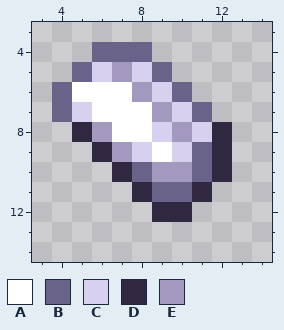
Two states of a pixel-art sprite, assets/aether_legacy/textures/entities/projectile/notch_wave.png. The picture above was drawn from the file before the commit.
The file is 16x16 pixels. Shown: x 3..14, y 3..14.
Palette (. is transparent): A #ffffff  B #6a6389  C #d7d0ef  D #302840  E #a398bd
The same view after the edit:
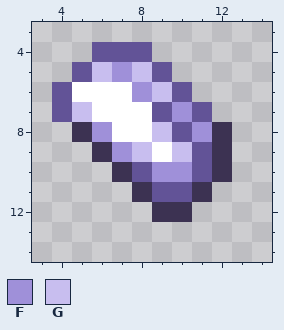
Colours new in this view: F #9f90d9  G #c8beef
Change:
{"colour":"B","old":"#6a6389","new":"#625397"}
{"colour":"D","old":"#302840","new":"#3c3252"}
{"y":5,"x":6,"old":"CEC","new":"GFG"}
{"y":6,"x":8,"old":"EC","new":"FG"}
{"y":7,"x":5,"old":"C","new":"G"}
{"y":7,"x":9,"old":"EC","new":"BF"}
{"y":8,"x":6,"old":"E","new":"F"}
{"y":8,"x":9,"old":"CEC","new":"GBF"}
{"y":9,"x":7,"old":"EC","new":"FG"}
{"y":9,"x":10,"old":"C","new":"G"}
{"y":10,"x":9,"old":"EE","new":"FF"}
